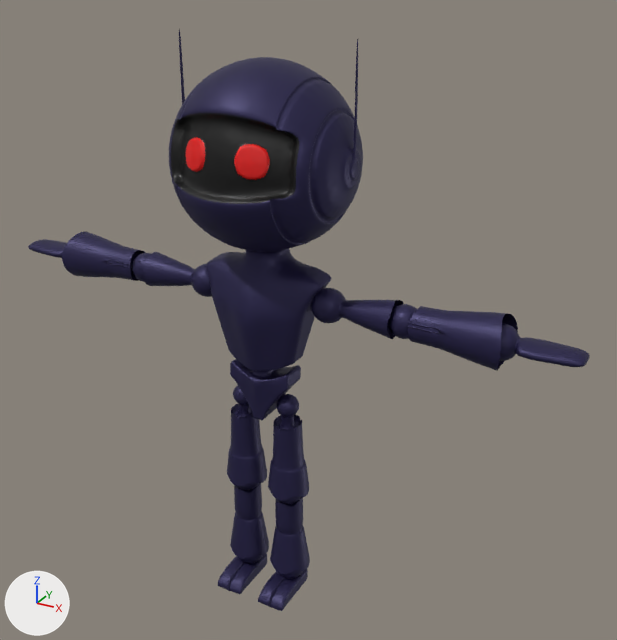
Before and after pictures for a commit that changed the Blender file Speedbot/Assets/Character/Character.blend.
Rendered twice from a 50 mm lens placed at (1.347, -2.184, 2.145), pointed at (0.098, 0.086, 1.009). Lighting does not change. The marker at lower left points along +X, +Y and +Z.

Before the edit, the objects in view are built like this:
```python
mat_skin = principled_material('Skin')
mat_skin.base_color = (0.0262, 0.0212, 0.0844)  # dark blue #2d2852
mat_skin.metallic = 0.503
me_cube_006 = bpy.data.meshes.new('Cube.006')
me_cube_006.from_pydata(...)  # 12768 vertices, 12540 faces; spans x -1.01..1.01, y -0.29..0.29, z 0.0..1.93
me_cube_006.polygons.foreach_set('use_smooth', [True] * 12540)
# faces by material slot: [12316, 120, 104]
me_cube_006.materials.append(mat_skin)  # dark blue #2d2852
me_cube_006.materials.append(mat_eyes)  # red #e7120f
me_cube_006.materials.append(mat_mask)  # black #000000
ob_robot = bpy.data.objects.new('Robot', me_cube_006)
ob_robot.location = (0.0, 0.0, 0.0)
_m = ob_robot.modifiers.new('Subdivision', 'SUBSURF')
_m.levels = 2
```
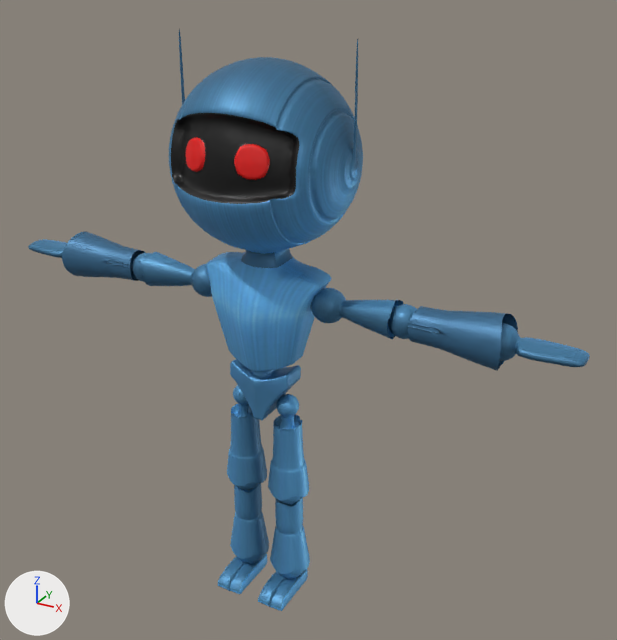
What differs and where, as boxes (x1, y1, x2, y2) in the pictures (617 x 640 px):
'Robot', surface changed: (28, 30, 590, 611) in both

The edits, one by one:
Picture 'blue metal.jpg' (img_blue_metal_jpg) is new.
In material 'Skin' (mat_skin), base_color is no longer (0.0262, 0.0212, 0.0844), dark blue #2d2852.
In material 'Skin' (mat_skin), texture is now set to img_blue_metal_jpg.
